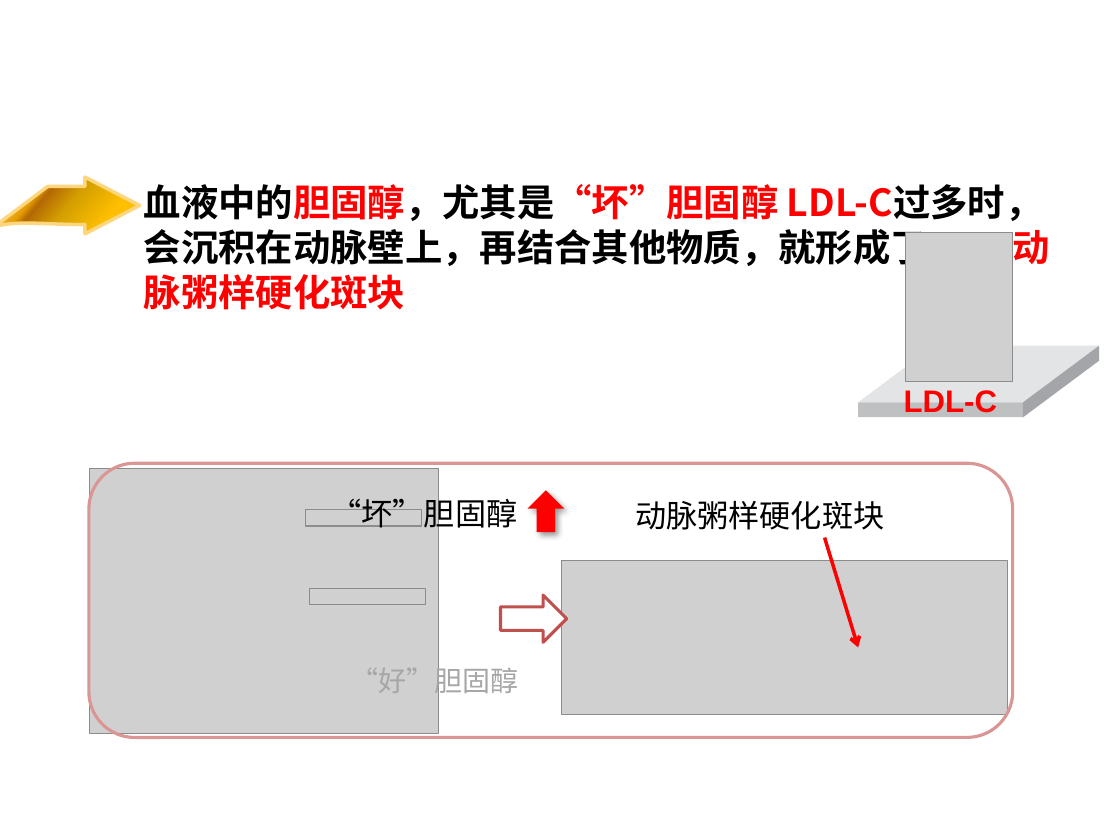
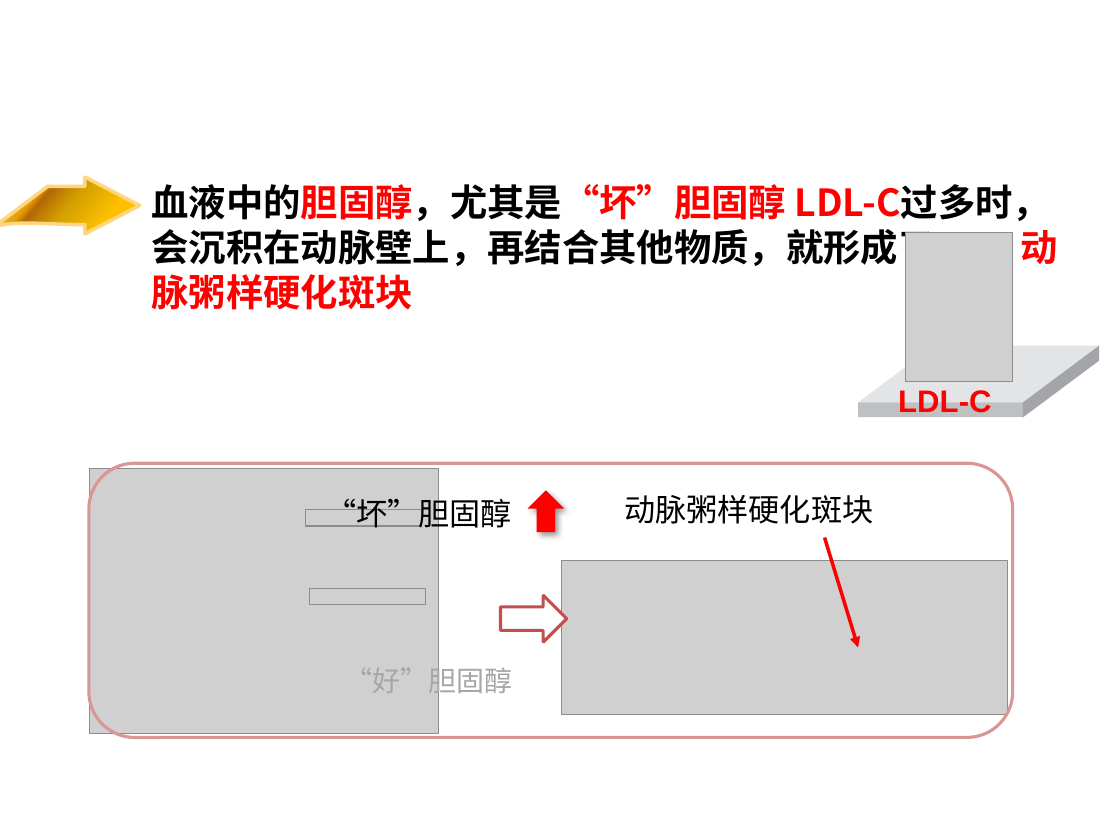
Before and after one commit to 25mi/Public-Share-Resoures, a slide deck: slide 5 of feedback/2.如何看懂血脂化验单.pptx. Drawn at 1120x840 pixels with LibreOffice and Linux fonts; fonts in the diff are those of the drawing; grey boxes stand for pictures; background and template pictures are left out. Boxes give left, top, right and bottom in pixels: in the first picture for what was removed or moved away, otherwise in the second. Text is boxed around its words. In the diff, an @@ line names an element or a change of style, - is before the commit and + after.

```diff
--- a/feedback/2.如何看懂血脂化验单.pptx
+++ b/feedback/2.如何看懂血脂化验单.pptx
@@ text "血液中的胆固醇，尤其是“坏”胆固醇 LDL-C过多时，会沉积在动脉壁上，再结合其他物质，就形成了 动脉粥样硬化斑块" at (152,184,1057,310): indent changed @@
@@ text "LDL-C": place and size @@
-text "LDL-C" at (904,390,997,418)
+text "LDL-C" at (898,390,991,418)
@@ rounded rectangle at (88,464,1012,738): proportions changed @@
@@ text "“坏”胆固醇": place and size @@
-text "“坏”胆固醇" at (330,493,517,533)
+text "“坏”胆固醇" at (325,493,512,533)
@@ text "动脉粥样硬化斑块": place and size @@
-text "动脉粥样硬化斑块" at (635,501,884,530)
+text "动脉粥样硬化斑块" at (624,495,873,524)
@@ text "“好”胆固醇": place and size @@
-text "“好”胆固醇" at (350,663,518,699)
+text "“好”胆固醇" at (345,663,513,699)
```
Also in this commit, not shown: 20 other slides changed, 10 other files.
